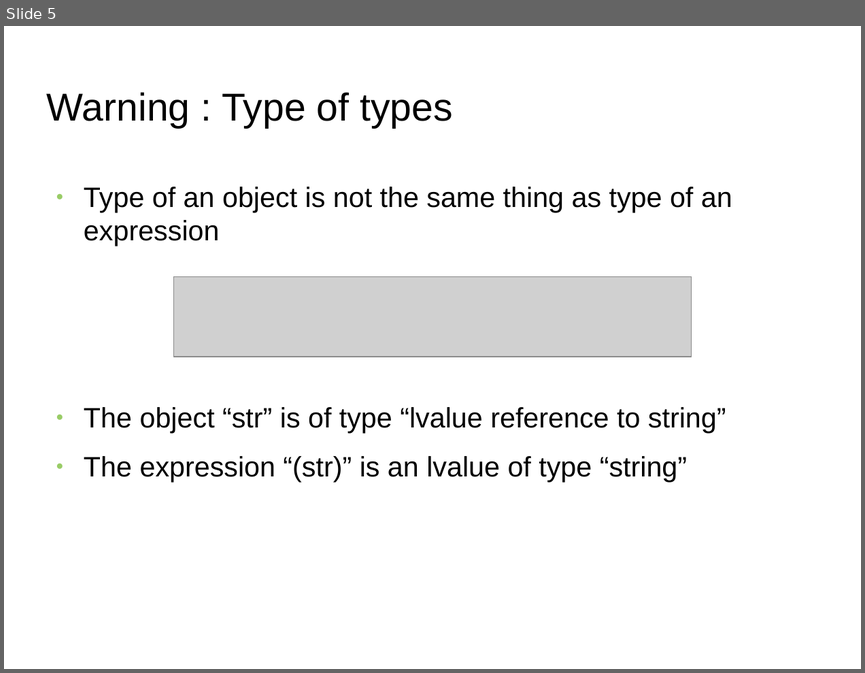
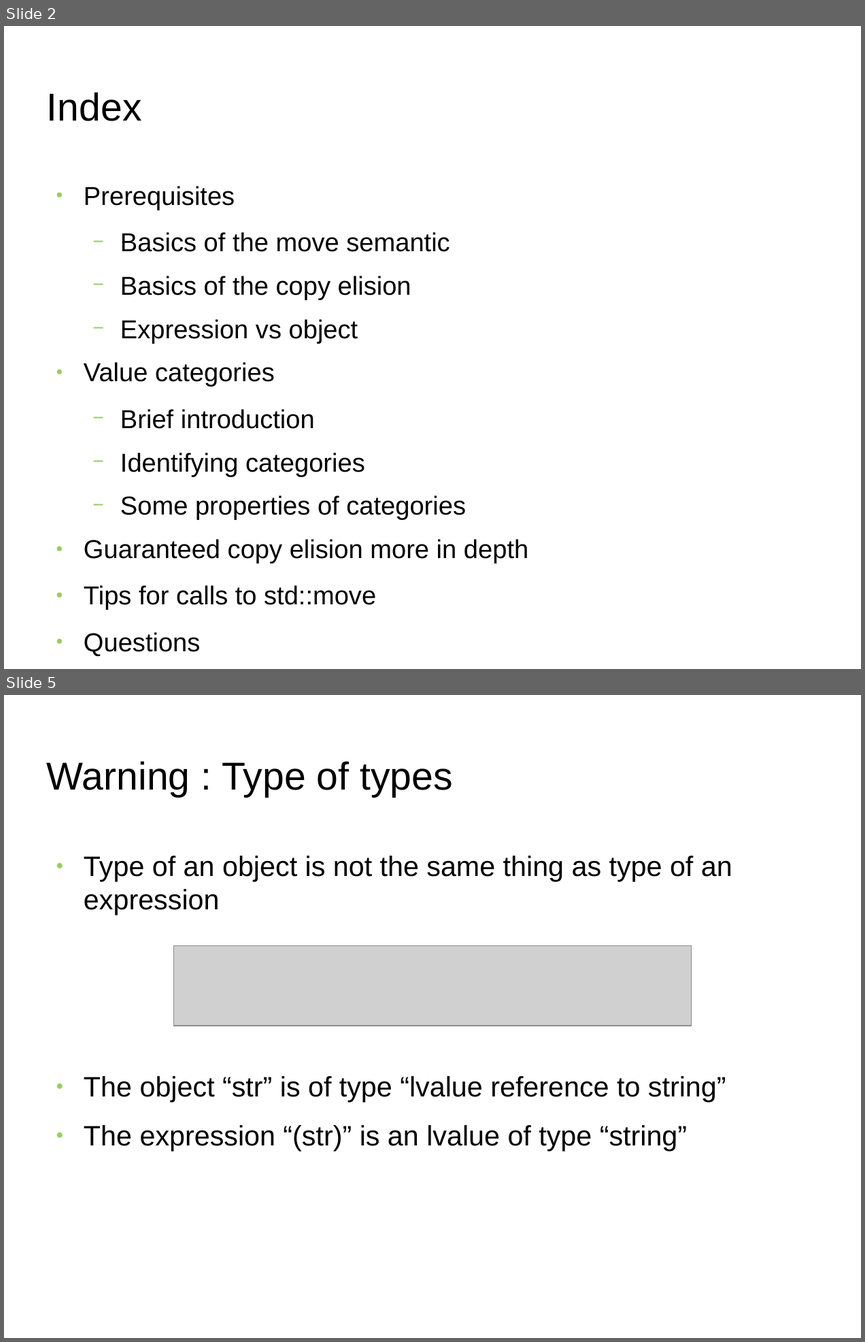
Before and after one commit to FranckRJ/CPP-trainings, a slide deck: traning-move.odp. Shown one above the other, each under a label of ours: slide 5 before the commit, slides 2 and 5 after it; the slides between them are not shown. The pictures are 865x673 and 865x1342 pixels, drawn with LibreOffice and Linux fonts; fonts in the diff are those of the drawing; grey boxes stand for pictures; background and template pictures are left out. Boxes give left, top, right and bottom in pixels: in the first picture for what was removed or moved away, otherwise in the second. Text is boxed around its words. In the diff, an @@ line names an element or a change of style, - is before the commit and + after.

```diff
--- a/traning-move.odp
+++ b/traning-move.odp
@@ slide 2 added at bbox=[4, 26, 861, 669], background picture (left out) @@
@@ title added at bbox=[47, 92, 142, 121], 36 pt, text #000000 @@
+Index
@@ text added at bbox=[84, 186, 528, 609], 24.1 pt, text #000000 @@
+● Prerequisites
+  − Basics of the move semantic
+  − Basics of the copy elision
+  − Expression vs object
+● Value categories
+  − Brief introduction
+  − Identifying categories
+  − Some properties of categories
+● Guaranteed copy elision more in depth
+● Tips for calls to std::move
+● Questions
+● References
```
Also in this commit, not shown: 6 slides changed, 2 other slides added, 2 other files.
